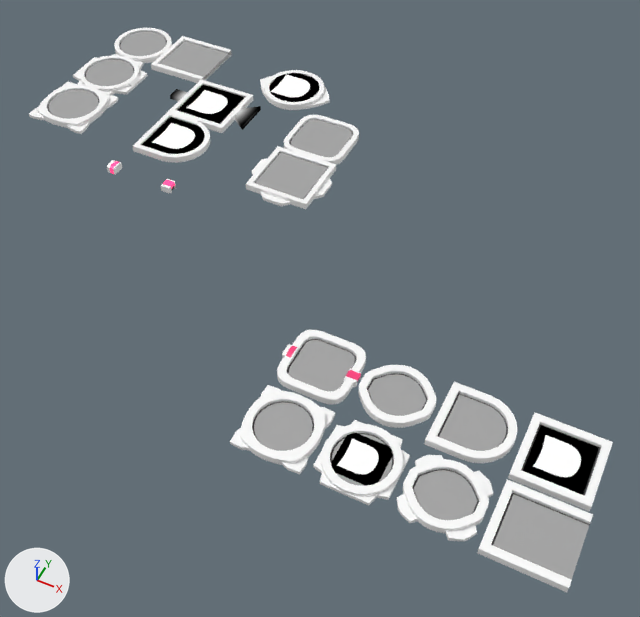
The Blender file Assets/Models/logic gates.blend: old version first, new version second.
One viewpoint serves both versions: a 50 mm lens placed at (6.99, -10.03, 8.12), pointed at (3.23, -2.51, -1.27). Lighting does not change. The marker at lower left points along +X, +Y and +Z.

The first picture shows 'Broadcaster', 'Input', 'Physics', 'Property', 'Segment', 'SegmentCap', 'WorldProperty', 'mini_Broadcaster', 'mini_Chip', 'mini_Display', 'mini_Gate', 'mini_Input', 'mini_Physics', 'mini_Property', 'mini_Segment', 'mini_SegmentCap', 'mini_StateReceiver'.
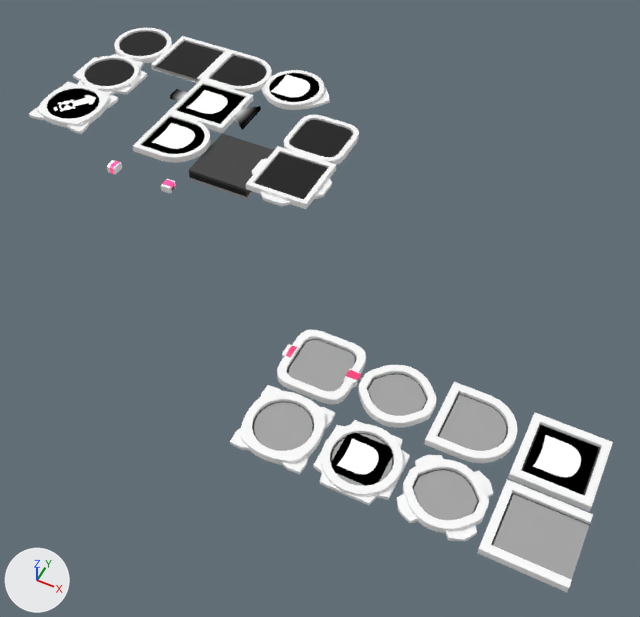
Boxes (x1, y1, x2, y2) around the edits, measured in the pictures (640 x 617 px):
'Chip.001', added: after (189, 134, 274, 199)
'Segment', mesh turned: before (176, 43, 232, 83); after (151, 50, 216, 83)
'SegmentCap', mesh turned: before (151, 36, 206, 77); after (167, 36, 231, 64)
'DisplayRound.001', added: after (47, 89, 99, 119)
'LogicSegmentB', added: after (202, 64, 268, 93)
'LogicSegmentA', added: after (217, 50, 272, 79)
part 3 of me_m_input, surface changed (grey to black): (291, 120, 352, 157) in both
part 4 of me_m_prop, surface changed (grey to black): (86, 60, 134, 86) in both
part 5 of me_m_worldprop, surface changed (grey to black): (120, 32, 166, 56) in both
part 6 of me_m_physics, surface changed: before (49, 90, 99, 119)
part 7 of me_m_broadcaster, surface changed (grey to black): (255, 153, 327, 200) in both

The change, as a list of edits to the scene's bpy script:
```text
Change me_m_segmentcap:
    where me_m_segmentcap.from_pydata(...)  # 24 vertices, 13 faces; spans x -0.5..0.0, y -0.5..0.5, z -0.5..-0.4
    me_m_segmentcap part 1: the whole mesh is turned -90 degrees about the z axis through the mesh origin
Change me_m_segment:
    where me_m_segment.from_pydata(...)  # 24 vertices, 12 faces; spans x 0.0..0.5, y -0.5..0.5, z -0.5..-0.4
    me_m_segment part 2: the whole mesh is turned -90 degrees about the z axis through the mesh origin
Change me_m_input:
    where me_m_input.from_pydata(...)  # 44 vertices, 72 faces; spans x 0.0..0.5, y -0.5..0.0, z -0.5..-0.4
    me_m_input part 3: texture (UV) coordinates of 6 of 72 faces, centred in x 0.057..0.342, y -0.358..-0.057, z -0.42, changed; they spanned u 0.97..0.99, v 0.83..0.84 and now span u 0.97..0.98, v 0.96..0.97
Change me_m_prop:
    where me_m_prop.from_pydata(...)  # 65 vertices, 44 faces; spans x -0.55..0.0, y -0.55..0.0, z -0.5..-0.4
    me_m_prop part 4: texture (UV) coordinates of 7 of 44 faces, centred in x -0.393..-0.052, y -0.393..-0.052, z -0.43..-0.42, changed; they spanned u 0.95..0.97, v 0.82..0.84 and now span u 0.95..0.97, v 0.95..0.97
Change me_m_worldprop:
    where me_m_worldprop.from_pydata(...)  # 44 vertices, 22 faces; spans x -0.5..0.0, y -0.5..0.0, z -0.5..-0.4
    me_m_worldprop part 5: texture (UV) coordinates of 7 of 22 faces, centred in x -0.393..-0.052, y -0.393..-0.052, z -0.43..-0.42, changed; they spanned u 0.95..0.97, v 0.82..0.84 and now span u 0.95..0.97, v 0.95..0.97
Change me_m_physics:
    where me_m_physics.from_pydata(...)  # 67 vertices, 42 faces; spans x -0.52..0.0, y -0.52..0.0, z -0.5..-0.4
    me_m_physics part 6: texture (UV) coordinates of 7 of 42 faces, centred in x -0.393..-0.052, y -0.393..-0.052, z -0.43..-0.42, changed; they spanned u 0.95..0.97, v 0.82..0.84 and now span u 0.95..0.97, v 0.95..0.97
Change me_m_broadcaster:
    where me_m_broadcaster.from_pydata(...)  # 51 vertices, 38 faces; spans x -0.6..0.0, y 0.0..0.6, z -0.5..-0.4
    me_m_broadcaster part 7: texture (UV) coordinates of 8 of 38 faces, centred in x -0.4..-0.1, y 0.1..0.4, z -0.43..-0.42, changed; they spanned u 0.95..0.99, v 0.82..0.86 and now span u 0.95..0.98, v 0.95..0.99
Add ob_displayround_001:
    ob_displayround_001 = bpy.data.objects.new('DisplayRound.001', me_m_display_round_001)  # 8 vertices, 1 face; spans x -0.4..0.4, y -0.4..0.4, z -0.41
    ob_displayround_001.location = (-2.0, -1.0, 0.0)
Add ob_chip_001:
    ob_chip_001 = bpy.data.objects.new('Chip.001', me_m_chip_001)  # 16 vertices, 14 faces; spans x -0.5..0.5, y -0.5..0.5, z -0.7..-0.5; in mat_material (picture img_gates_png)
    ob_chip_001.location = (1.0, -1.0, 0.0)
Add ob_logicsegmentb:
    ob_logicsegmentb = bpy.data.objects.new('LogicSegmentB', me_m_logic_b)  # 56 vertices, 30 faces; spans x -0.5..0.5, y -0.5..0.0, z -0.5..-0.4; in mat_material (picture img_gates_png)
    ob_logicsegmentb.location = (0.0, 1.0, 0.0)
Add ob_logicsegmenta:
    ob_logicsegmenta = bpy.data.objects.new('LogicSegmentA', me_m_logic_a)  # 56 vertices, 30 faces; spans x -0.5..0.5, y 0.0..0.5, z -0.5..-0.4; in mat_material (picture img_gates_png)
    ob_logicsegmenta.location = (0.0, 1.0, 0.0)
```
